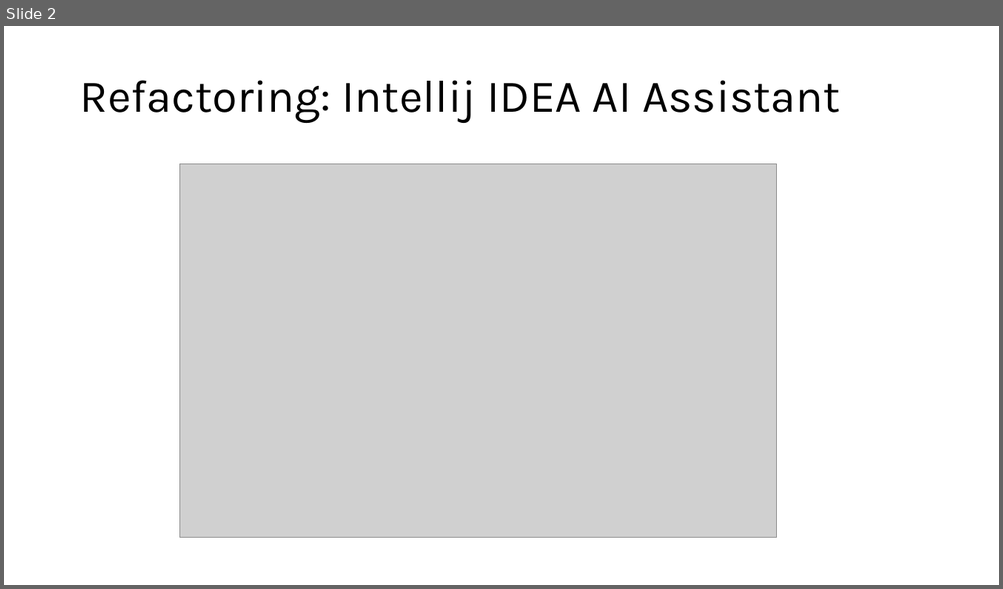
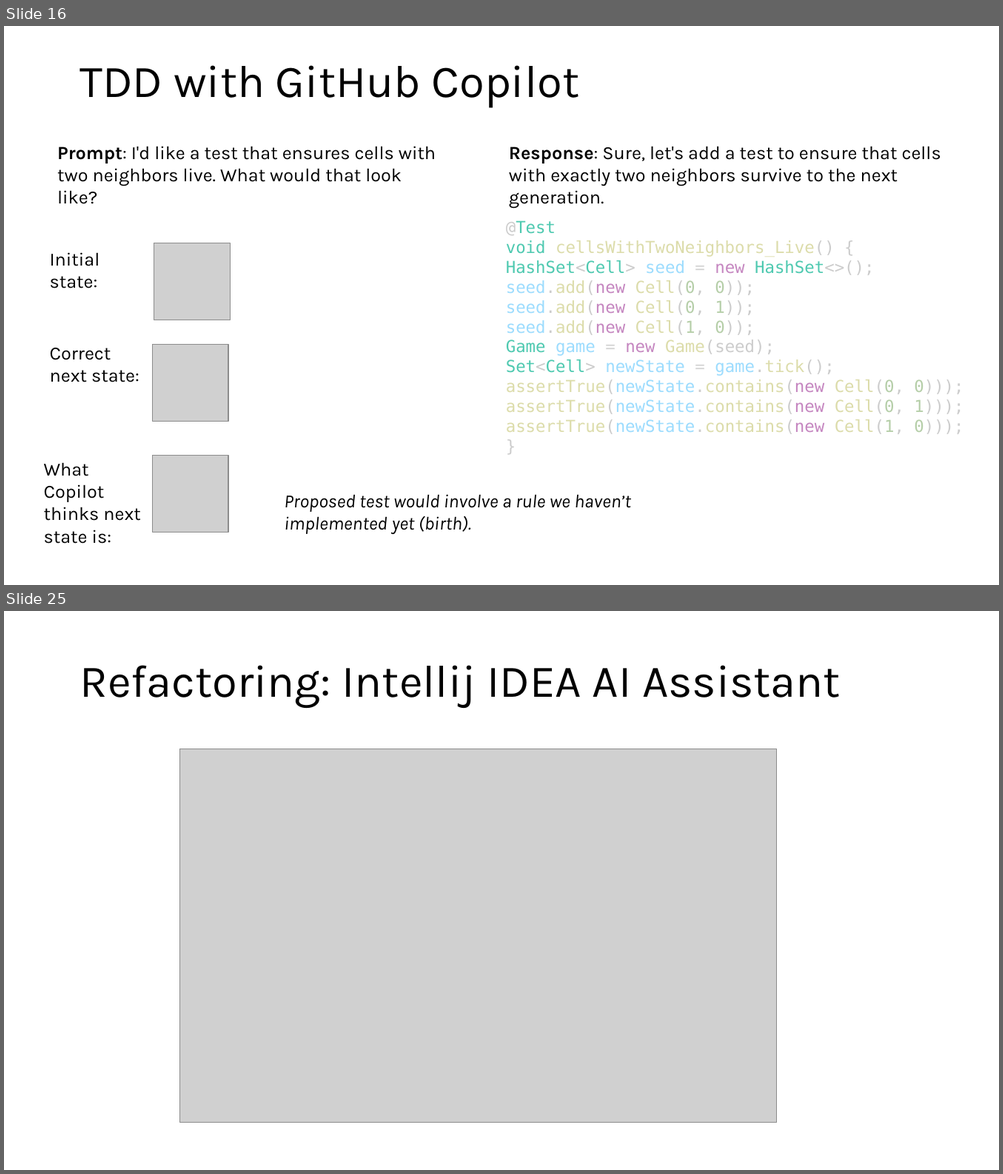
Before and after one commit to steverb1/Decks, a slide deck: refactoring.pptx. Shown one above the other, each under a label of ours: slide 2 before the commit, slides 16 and 25 after it; the slides between them are not shown. The pictures are 1003x589 and 1003x1174 pixels, drawn with LibreOffice and Linux fonts; fonts in the diff are those of the drawing; grey boxes stand for pictures. Boxes give left, top, right and bottom in pixels: in the first picture for what was removed or moved away, otherwise in the second. Text is boxed around its words. In the diff, an @@ line names an element or a change of style, - is before the commit and + after.

```diff
--- a/refactoring.pptx
+++ b/refactoring.pptx
@@ slide 16 added at [4, 26, 999, 585], background #FFFFFF @@
@@ title added at [79, 65, 580, 108], 44 pt, text #000000 @@
+TDD with GitHub Copilot
@@ text added at [57, 146, 435, 187], 18 pt, text #000000 @@
+Prompt: I'd like a test that ensures cells with two neighbors live. What would that look like?
@@ text added at [509, 146, 941, 186], 18 pt, text #000000 @@
+Response: Sure, let's add a test to ensure that cells with exactly two neighbors survive to the next generation.
@@ text added at [506, 221, 963, 434], 16 pt, text #DCDCAA @@
+@Test
+void cellsWithTwoNeighbors_Live() {
+HashSet<Cell> seed = new HashSet<>();
+seed.add(new Cell(0, 0));
+seed.add(new Cell(0, 1));
+seed.add(new Cell(1, 0));
+Game game = new Game(seed);
+Set<Cell> newState = game.tick();
+assertTrue(newState.contains(new Cell(0, 0)));
+assertTrue(newState.contains(new Cell(0, 1)));
+assertTrue(newState.contains(new Cell(1, 0)));
+}
@@ picture added at [154, 244, 229, 321] @@
@@ text added at [50, 252, 100, 289], 18 pt, text #000000 @@
+Initial state:
@@ text added at [50, 348, 139, 383], 18 pt, text #000000 @@
+Correct next state:
@@ picture added at [153, 345, 227, 421] @@
@@ text added at [44, 463, 140, 544], 18 pt, text #000000 @@
+What Copilot thinks next state is:
@@ picture added at [153, 456, 227, 533] @@
@@ text added at [284, 494, 631, 534], 18 pt, text #000000, italic @@
+Proposed test would involve a rule we haven’t implemented yet (birth).
@@ what was slide 2 is now slide 25 @@
```
Also in this commit, not shown: 22 other slides added.
